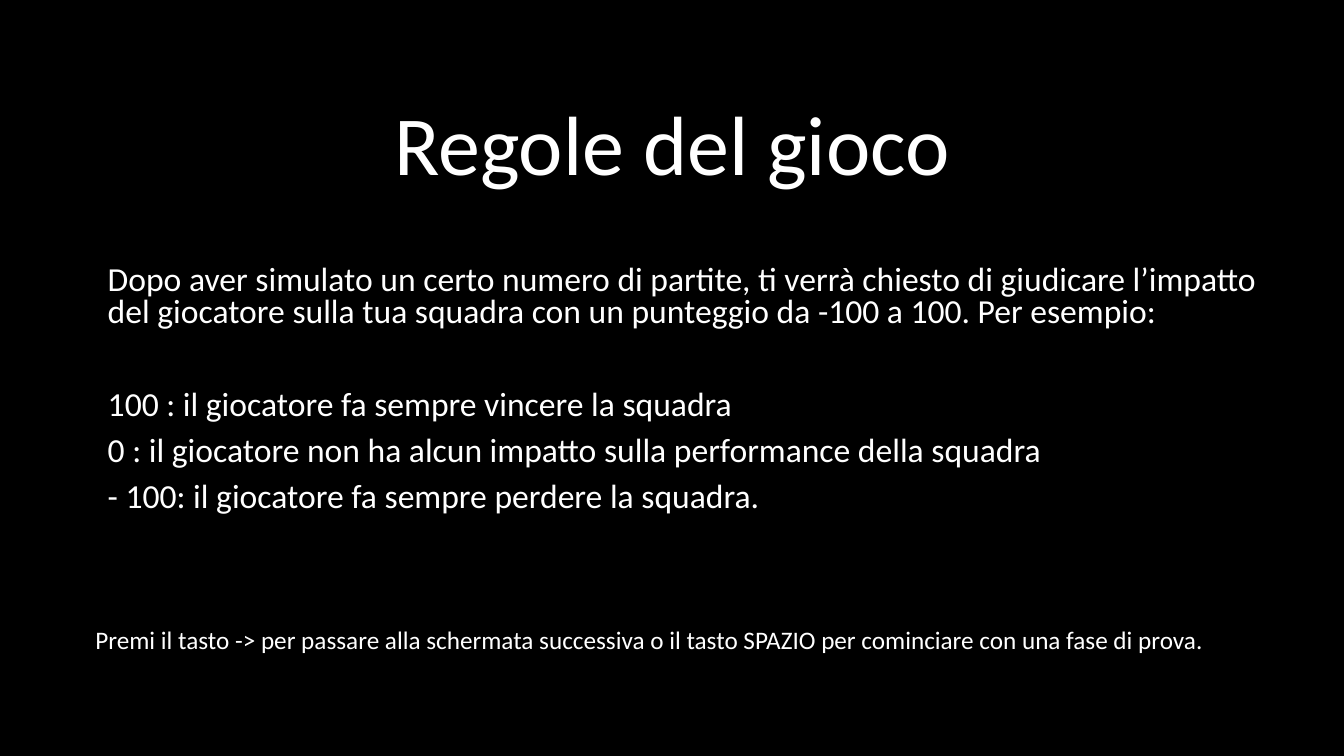
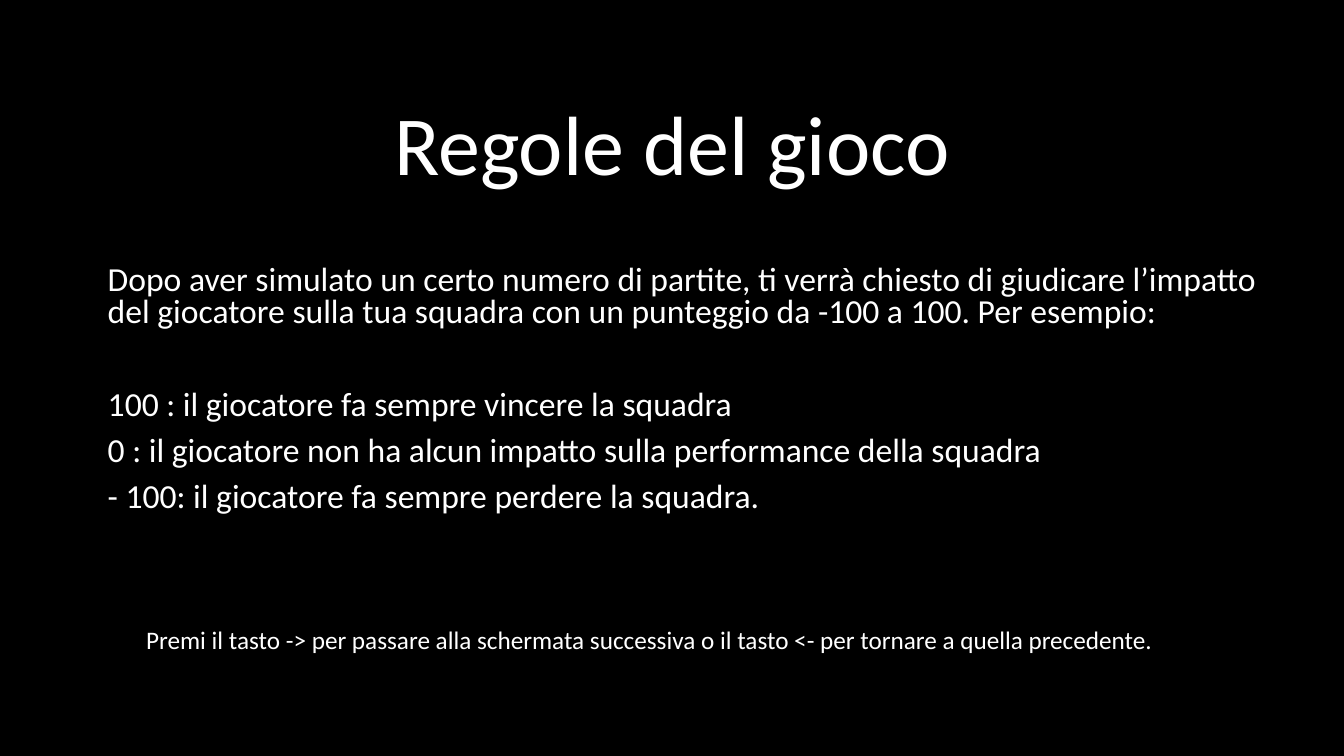
Before and after one commit to martina-p/volleyball-task, a slide deck: slide 6 of instructions-to-be-modified/instructions-to-be-modified.pptx. Drawn at 1344x756 pixels with LibreOffice and Linux fonts; fonts in the diff are those of the drawing. Boxes give left, top, right and bottom in pixels: in the first picture for what was removed or moved away, otherwise in the second. Text is boxed around its words. In the diff, an @@ line names an element or a change of style, - is before the commit and + after.

```diff
--- a/instructions-to-be-modified/instructions-to-be-modified.pptx
+++ b/instructions-to-be-modified/instructions-to-be-modified.pptx
@@ text at [146, 631, 1152, 653]: text changed @@
-Premi il tasto -> per passare alla schermata successiva o il tasto SPAZIO per cominciare con una fase di prova.
+Premi il tasto -> per passare alla schermata successiva o il tasto <- per tornare a quella precedente.
```
Also in this commit, not shown: 1 other slide changed, 1 slide added, 15 other files.
